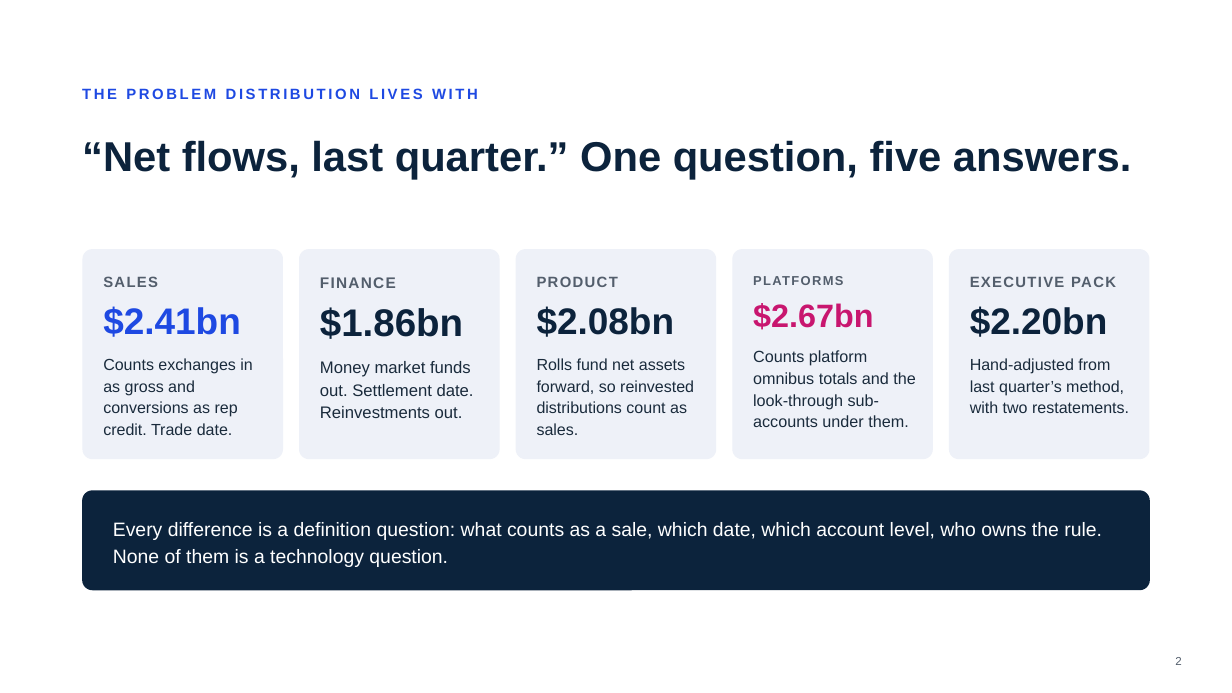
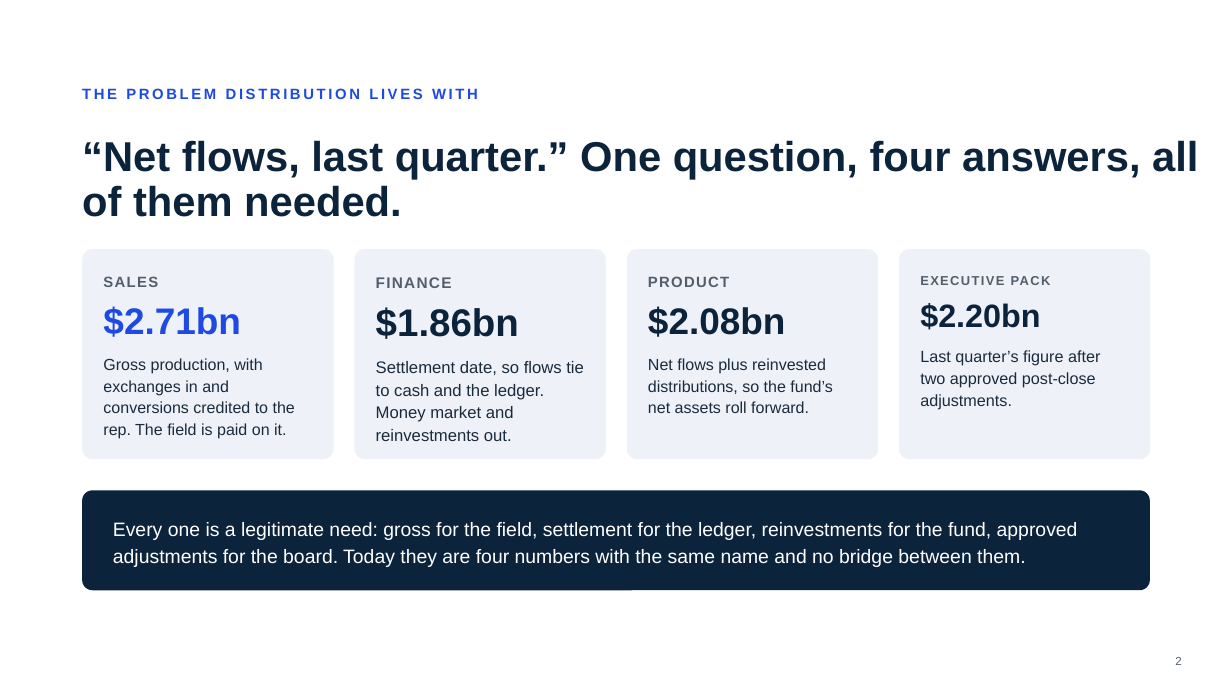
Before and after one commit to jlassetco/amt, a slide deck: slide 2 of Asset_Manager_Data_Pitch_Deck.pptx. Drawn at 1232x693 pixels with LibreOffice and Linux fonts; fonts in the diff are those of the drawing. Boxes give left, top, right and bottom in pixels: in the first picture for what was removed or moved away, otherwise in the second. Text is boxed around its words. In the diff, an @@ line names an element or a change of style, - is before the commit and + after.

Commit message:
Update Asset_Manager_Data_Pitch_Deck.pptx (2026-10-22)

```diff
--- a/Asset_Manager_Data_Pitch_Deck.pptx
+++ b/Asset_Manager_Data_Pitch_Deck.pptx
@@ title at bbox=[82, 140, 1198, 217]: text changed @@
-“Net flows, last quarter.” One question, five answers.
+“Net flows, last quarter.” One question, four answers, all of them needed.
@@ rounded rectangle: place and size @@
-rounded rectangle at bbox=[82, 250, 283, 459]
+rounded rectangle at bbox=[82, 250, 334, 459]
@@ rounded rectangle: place and size @@
-rounded rectangle at bbox=[299, 250, 500, 459]
+rounded rectangle at bbox=[355, 250, 606, 459]
@@ rounded rectangle: place and size @@
-rounded rectangle at bbox=[516, 250, 716, 459]
+rounded rectangle at bbox=[627, 250, 878, 459]
@@ rounded rectangle: place and size @@
-rounded rectangle at bbox=[733, 250, 933, 459]
+rounded rectangle at bbox=[899, 250, 1151, 459]
@@ rounded rectangle removed at bbox=[949, 250, 1150, 459] @@
@@ text "FINANCE": place and size @@
-text "FINANCE" at bbox=[320, 277, 396, 288]
+text "FINANCE" at bbox=[376, 277, 452, 288]
@@ text "PRODUCT": place and size @@
-text "PRODUCT" at bbox=[537, 276, 618, 287]
+text "PRODUCT" at bbox=[648, 276, 729, 287]
@@ text removed at bbox=[753, 270, 918, 290] @@
-PLATFORMS
@@ text "$2.20bn": place and size @@
-text "$2.20bn" at bbox=[970, 306, 1108, 337]
+text "$2.20bn" at bbox=[920, 303, 1040, 330]
@@ text "$2.20bn" at bbox=[920, 303, 1040, 330]: size 28.8 to 25.2 pt; line spacing 31.7pt to 27.7pt @@
@@ text "EXECUTIVE PACK": place and size @@
-text "EXECUTIVE PACK" at bbox=[970, 276, 1116, 287]
+text "EXECUTIVE PACK" at bbox=[921, 270, 1129, 290]
@@ text "EXECUTIVE PACK" at bbox=[921, 270, 1129, 290]: size 11.6 to 10.2 pt; line spacing 16.2pt to 14.2pt @@
@@ text at bbox=[103, 306, 241, 337]: text changed @@
-$2.41bn
+$2.71bn
@@ text "$1.86bn": place and size @@
-text "$1.86bn" at bbox=[320, 307, 463, 339]
+text "$1.86bn" at bbox=[376, 307, 519, 339]
@@ text "$2.08bn": place and size @@
-text "$2.08bn" at bbox=[537, 306, 675, 337]
+text "$2.08bn" at bbox=[648, 306, 786, 337]
@@ text removed at bbox=[753, 303, 873, 330] @@
-$2.67bn
@@ text at bbox=[103, 358, 295, 439]: text changed @@
-Counts exchanges in as gross and conversions as rep credit. Trade date.
+Gross production, with exchanges in and conversions credited to the rep. The field is paid on it.
@@ text at bbox=[648, 358, 832, 413]: text changed @@
-Rolls fund net assets forward, so reinvested distributions count as sales.
+Net flows plus reinvested distributions, so the fund’s net assets roll forward.
@@ text removed at bbox=[753, 350, 916, 427] @@
-Counts platform omnibus totals and the look-through sub-accounts under them.
@@ text at bbox=[920, 350, 1100, 409]: text changed; size 12.5 to 12.6 pt @@
-Hand-adjusted from last quarter’s method, with two restatements.
+Last quarter’s figure after two approved post-close adjustments.
@@ text at bbox=[376, 361, 584, 441]: text changed @@
-Money market funds out. Settlement date. Reinvestments out.
+Settlement date, so flows tie to cash and the ledger. Money market and reinvestments out.
@@ text at bbox=[113, 522, 1078, 567]: text changed @@
-Every difference is a definition question: what counts as a sale, which date, which account level, who owns the rule. None of them is a technology question.
+Every one is a legitimate need: gross for the field, settlement for the ledger, reinvestments for the fund, approved adjustments for the board. Today they are four numbers with the same name and no bridge between them.
```
Also in this commit, not shown: 3 other slides changed.
